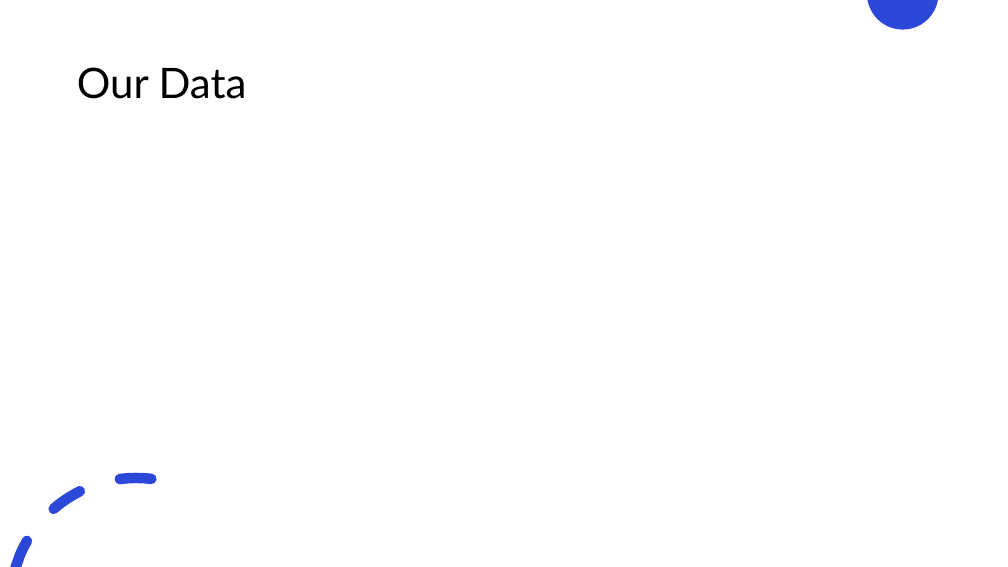
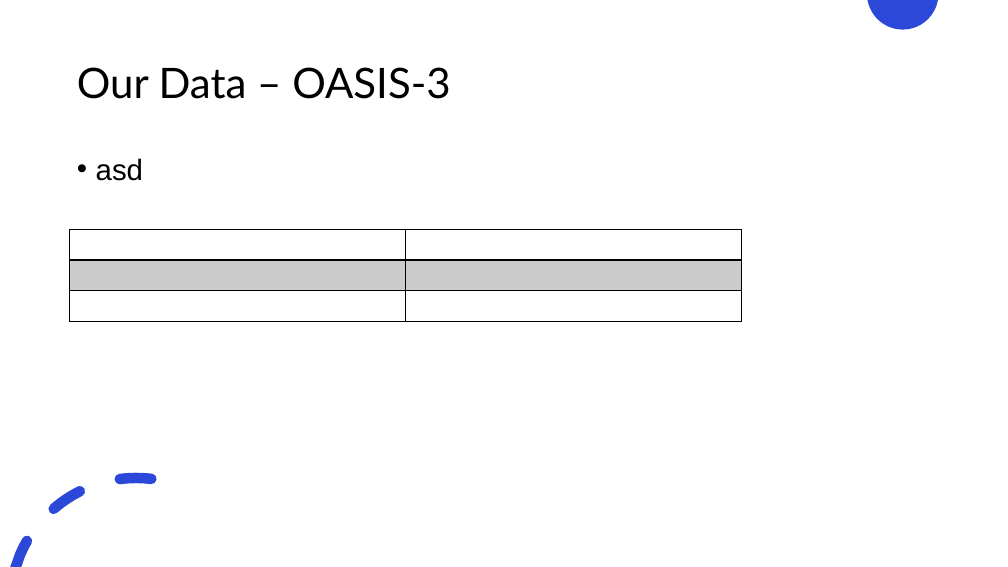
Before and after one commit to justin-bardwell/JB_AD, a slide deck: slide 7 of 21961992_Seminar.pptx (slide 3 before the commit). Drawn at 1008x567 pixels with LibreOffice and Linux fonts; fonts in the diff are those of the drawing. Boxes give left, top, right and bottom in pixels: in the first picture for what was removed or moved away, otherwise in the second. Text is boxed around its words. In the diff, an @@ line names an element or a change of style, - is before the commit and + after.

```diff
--- a/21961992_Seminar.pptx
+++ b/21961992_Seminar.pptx
@@ title at (77,67,450,99): text changed @@
-Our Data
+Our Data – OASIS-3
@@ text added at (96,158,143,181), 28 pt, text #000000 @@
+• asd
@@ table added at (70,230,741,322), 3 rows, 2 columns @@
+ | 
+ | 
+ | 
```
Also in this commit, not shown: 3 other slides changed, 2 slides added, 1 slide removed, 9 other files.
